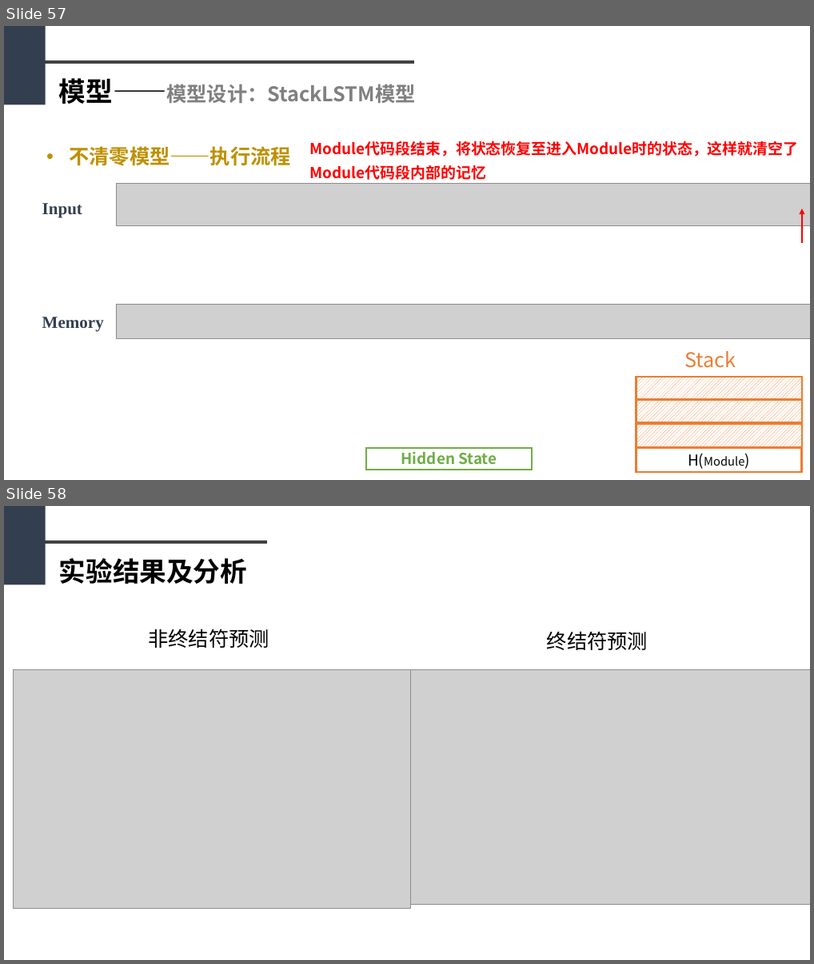
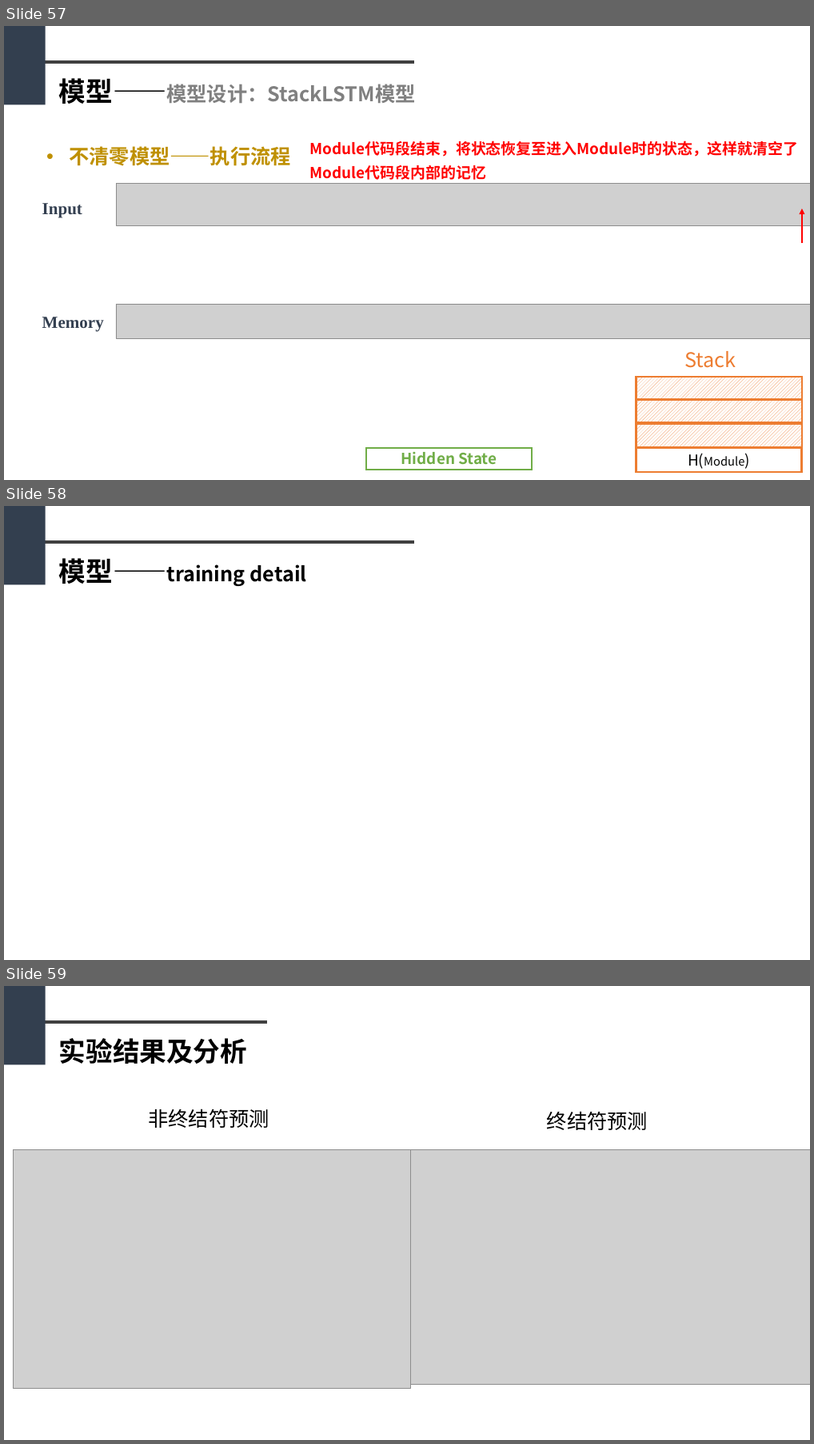
Before and after one commit to sfzhou5678/lstm, a slide deck: 毕业答辩PPT初稿1.pptx. Shown one above the other, each under a label of ours: slides 57 and 58 before the commit, slides 57, 58 and 59 after it. The pictures are 814x964 and 814x1444 pixels, drawn with LibreOffice and Linux fonts; fonts in the diff are those of the drawing; grey boxes stand for pictures. Boxes give left, top, right and bottom in pixels: in the first picture for what was removed or moved away, otherwise in the second. Text is boxed around its words. In the diff, an @@ line names an element or a change of style, - is before the commit and + after.

```diff
--- a/毕业答辩PPT初稿1.pptx
+++ b/毕业答辩PPT初稿1.pptx
@@ slide 58 added at bbox=[4, 506, 810, 960], background #FFFFFF @@
@@ rectangle added at bbox=[4, 506, 45, 584], fill #333F50 @@
@@ line added from (43, 542) to (414, 542), #404040 3 pt @@
@@ text added at bbox=[59, 558, 307, 586], 24 pt, text #000000, bold @@
+模型——training detail
@@ what was slide 58 is now slide 59 @@
```
Also in this commit, not shown: 13 slides changed, 4 other files.
